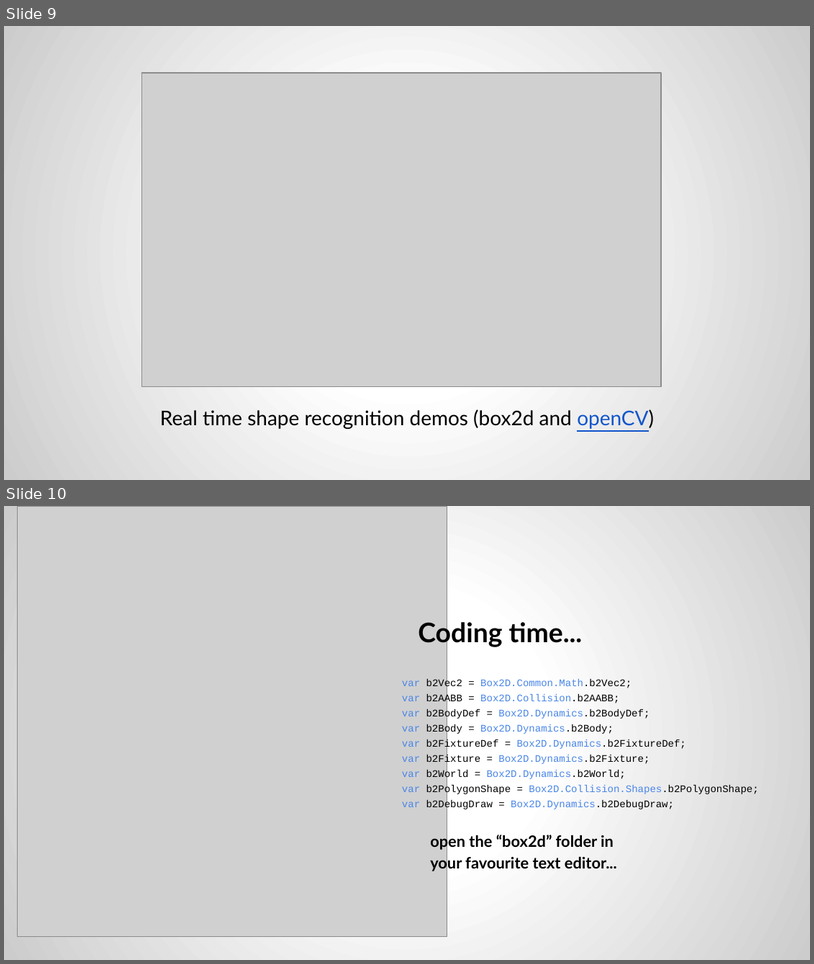
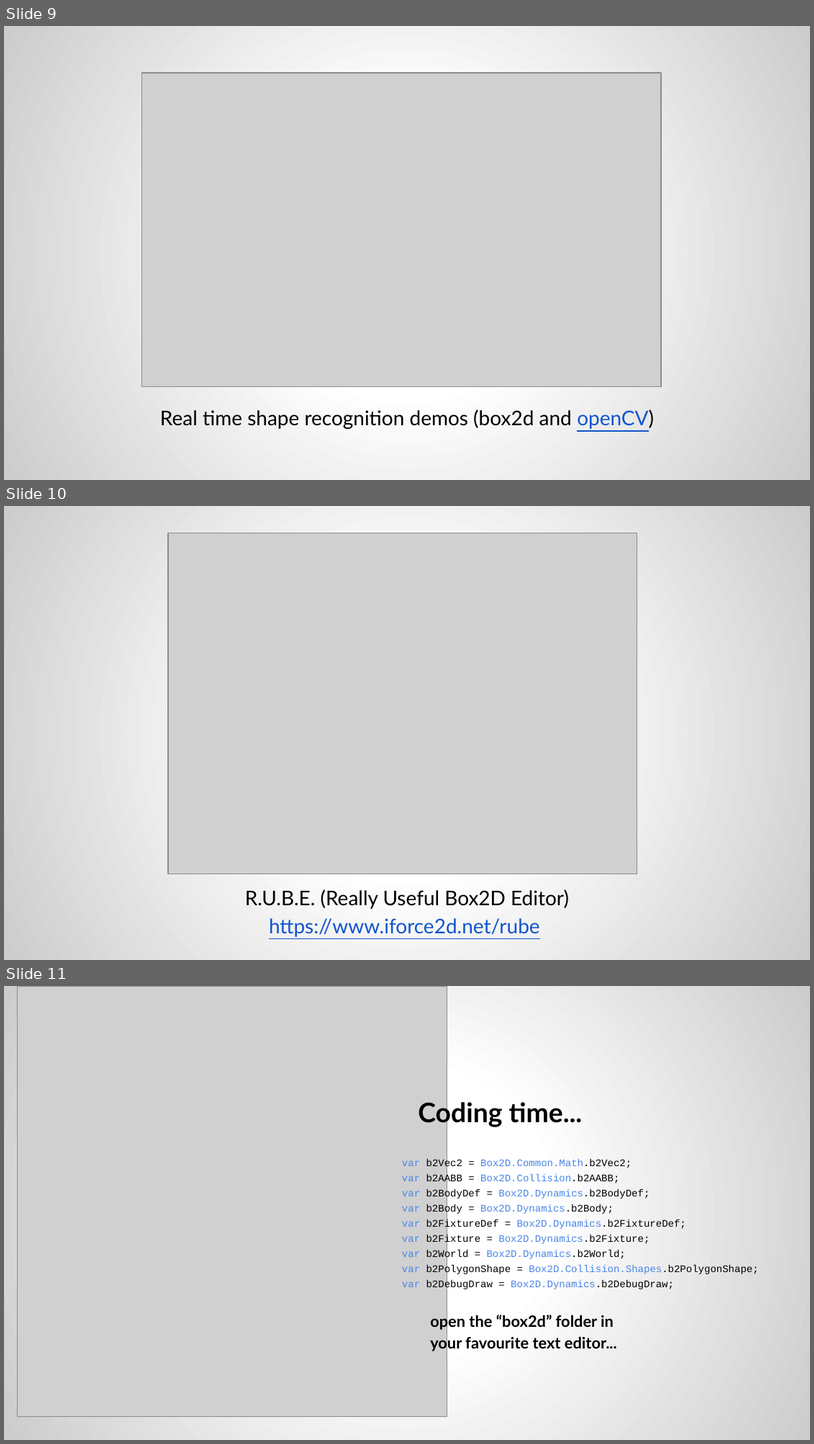
Before and after one commit to gazpachu/box2d, a slide deck: docs/Box2D with Javascript.pptx. Shown one above the other, each under a label of ours: slides 9 and 10 before the commit, slides 9, 10 and 11 after it. The pictures are 814x964 and 814x1444 pixels, drawn with LibreOffice and Linux fonts; fonts in the diff are those of the drawing; grey boxes stand for pictures. Boxes give left, top, right and bottom in pixels: in the first picture for what was removed or moved away, otherwise in the second. Text is boxed around its words. In the diff, an @@ line names an element or a change of style, - is before the commit and + after.

```diff
--- a/docs/Box2D with Javascript.pptx
+++ b/docs/Box2D with Javascript.pptx
@@ slide 10 added at box(4, 506, 810, 960), background gradient #FFFFFF to #CCCCCC @@
@@ picture added at box(168, 533, 638, 874) @@
@@ text added at box(245, 889, 569, 937), 18 pt, text #000000 @@
+R.U.B.E. (Really Useful Box2D Editor)
+https://www.iforce2d.net/rube
@@ what was slide 10 is now slide 11 @@
```
Also in this commit, not shown: 1 slide changed.
